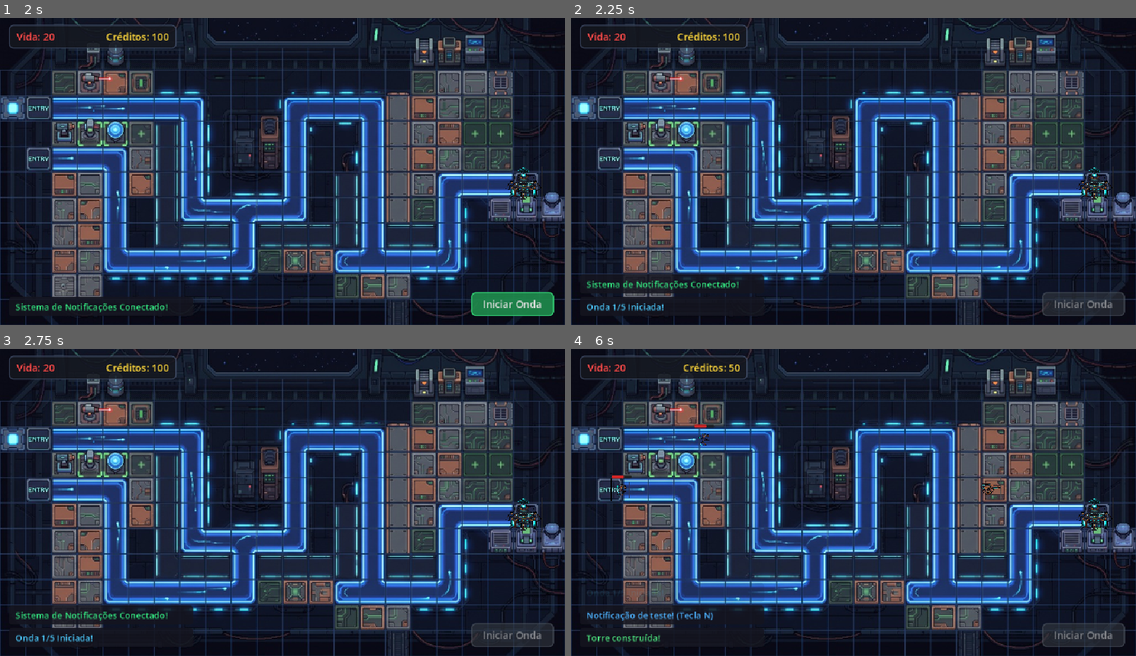
Above: before the commit, frames 1-4 (two rows, left to right).
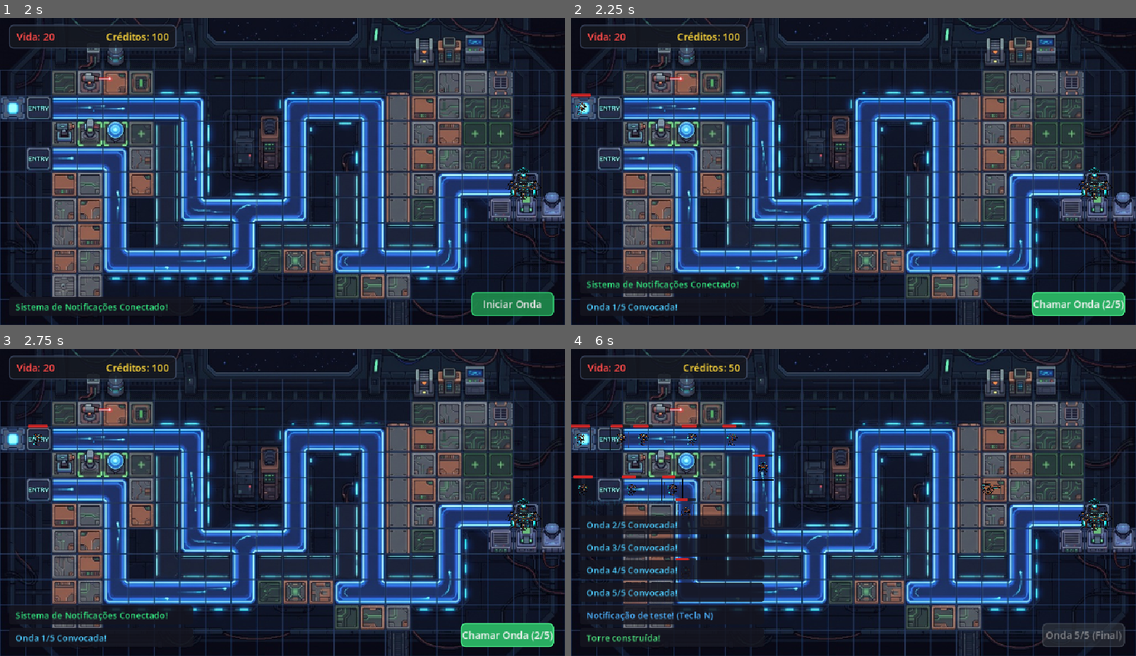
Above: after the commit, the same moments.

Repository: gabdalmazo/godot2dgame
Game: Godot game, scene res://MainMenu.tscn
Same seed, same stepped clock (60 frames per second), same inputs: the game is played once before the commit and once after it. Sound files missing from this copy of the repository are replaced by a short silence.
Inputs (mouse positions are in pixels of both pictures, inside the frame that each line leads up to):
- Up to frame 1 (2 s): click "Jogar" at 0.5 s; click "Fase 1" at 1.25 s
- Up to frame 2 (2.25 s): click "Iniciar Onda" at 2 s
- Up to frame 3 (2.75 s): no input
- Up to frame 4 (6 s): click (1079, 634) at 2.75 s, where only the run after the commit has a clickable "Chamar Onda (2/5)"; click (1079, 634) at 3.5 s, where only the run after the commit has a clickable "Chamar Onda (3/5)"; click (1079, 634) at 4.25 s, where only the run after the commit has a clickable "Chamar Onda (4/5)"; click (1079, 634) at 5 s, where only the run after the commit has a clickable "Chamar Onda (5/5)"; tap Enter (ui_accept) at 5.75 s; move the mouse to (977, 487) at 5.77 s; tap N at 5.85 s; click (977, 487) at 5.92 s

Frame 1 is identical in both runs. In frame 2, 1.5% of the frame differs, in the area x 0-99%, y 24-98%; in frame 3, 1.5%; in frame 4, 6.5%, in the area x 0-98%, y 24-95%.

Commit message:
feat: add WaveManager and HUD systems for managing game waves and UI updates

Diff:
--- a/novo-projeto-de-jogo/HUD.gd
+++ b/novo-projeto-de-jogo/HUD.gd
@@ -21,15 +21,25 @@
 		iniciar_onda_btn.pressed.connect(_on_iniciar_onda_btn_pressed)
 
 func _on_iniciar_onda_btn_pressed() -> void:
-	# Emite a solicitação de início da onda e desativa o botão para evitar cliques duplicados
+	# Emite a solicitação de onda sem desativar o botão, permitindo ao jogador
+	# acumular múltiplas ondas simultâneas no mapa para maior risco/recompensa.
 	iniciar_onda_solicitada.emit()
-	if iniciar_onda_btn:
+
+## Atualiza dinamicamente o texto e disponibilidade do botão de onda
+func atualizar_status_onda(ondas_chamadas: int, total_ondas: int) -> void:
+	if iniciar_onda_btn == null:
+		return
+
+	if ondas_chamadas >= total_ondas:
+		iniciar_onda_btn.text = "Onda %d/%d (Final)" % [ondas_chamadas, total_ondas]
 		iniciar_onda_btn.disabled = true
+	else:
+		iniciar_onda_btn.text = "Chamar Onda (%d/%d)" % [ondas_chamadas + 1, total_ondas]
+		iniciar_onda_btn.disabled = false
 
 func _on_onda_concluida() -> void:
-	# Reativa o botão quando a onda atual for finalizada pelo WaveManager
-	if iniciar_onda_btn:
-		iniciar_onda_btn.disabled = false
+	# Mantido para retrocompatibilidade de sinais
+	pass
 
 func _on_vida_atualizada(nova_vida: int) -> void:
 	if vida_label:
--- a/novo-projeto-de-jogo/wave_manager.gd
+++ b/novo-projeto-de-jogo/wave_manager.gd
@@ -15,20 +15,12 @@
 @export var speed_scale_factor: float = 1.1
 @export var hud: HUD # Referência para comunicação com a UI
 
-var current_wave: int = 1
-var enemies_spawned_in_wave: int = 0
-var enemies_to_spawn: int = 0
-var active_enemies: int = 0
-var spawn_timer: Timer
+var current_wave: int = 0
+var total_spawned_count: int = 0
+var waves_spawning_active: int = 0
 var todas_ondas_geradas: bool = false
 
 func _ready() -> void:
-	# Configura o temporizador que controlará o ritmo do spawn
-	spawn_timer = Timer.new()
-	spawn_timer.wait_time = spawn_interval
-	spawn_timer.timeout.connect(_on_spawn_timer_timeout)
-	add_child(spawn_timer)
-
 	# Busca o HUD na cena caso não tenha sido atribuído no Inspector
 	if hud == null:
 		hud = get_node_or_null("../HUD")
@@ -37,10 +29,12 @@
 	if hud != null:
 		hud.iniciar_onda_solicitada.connect(_on_iniciar_onda_solicitada)
 		onda_concluida.connect(hud._on_onda_concluida)
+		if hud.has_method("atualizar_status_onda"):
+			hud.atualizar_status_onda(current_wave, max_waves)
 
 func _process(_delta: float) -> void:
-	# Quando todas as ondas forem instanciadas, verifica a erradicação de todos os inimigos
-	if todas_ondas_geradas:
+	# Quando todas as ondas foram chamadas até o limite máximo e todas as corrotinas terminaram de gerar
+	if todas_ondas_geradas and waves_spawning_active <= 0:
 		if get_tree().get_nodes_in_group("enemy").is_empty():
 			todas_ondas_geradas = false
 			fase_concluida.emit()
@@ -49,58 +43,67 @@
 			set_process(false)
 
 func _on_iniciar_onda_solicitada() -> void:
-	if current_wave <= max_waves:
+	if current_wave < max_waves:
 		start_wave()
 
+## Inicia a próxima onda imediatamente, acumulando inimigos no mapa se ondas anteriores ainda estiverem ativas
 func start_wave() -> void:
-	if current_wave > max_waves:
+	if current_wave >= max_waves:
 		return
 
-	enemies_spawned_in_wave = 0
-	active_enemies = 0
-	# Aumenta a quantidade de inimigos gradualmente por onda (ex: +2 por onda)
-	enemies_to_spawn = base_enemies_per_wave + ((current_wave - 1) * 2)
+	current_wave += 1
+	var wave_num: int = current_wave
 
-	NotificationManager.enviar_mensagem("Onda %d/%d Iniciada!" % [current_wave, max_waves], Color(0.3, 0.8, 1.0))
-	print("--- Iniciando Onda ", current_wave, "/", max_waves, " --- | Inimigos: ", enemies_to_spawn)
-	spawn_timer.start()
+	# Atualiza o botão no HUD mantendo-o sempre disponível até atingir max_waves
+	if hud != null and hud.has_method("atualizar_status_onda"):
+		hud.atualizar_status_onda(current_wave, max_waves)
 
-func _on_spawn_timer_timeout() -> void:
-	if enemies_spawned_in_wave < enemies_to_spawn:
-		spawn_enemy()
-		enemies_spawned_in_wave += 1
+	# Dispara a rotina assíncrona de spawn para esta onda individual
+	_iniciar_spawn_onda(wave_num)
 
-		# Verifica se o último inimigo da última onda máxima acabou de ser instanciado
-		if current_wave >= max_waves and enemies_spawned_in_wave >= enemies_to_spawn:
-			todas_ondas_geradas = true
-			spawn_timer.stop()
-	else:
-		# Todos os inimigos desta onda já nasceram
-		spawn_timer.stop()
+## Corrotina responsável pelo spawn dos inimigos de uma onda específica
+func _iniciar_spawn_onda(wave_num: int) -> void:
+	waves_spawning_active += 1
+	var enemies_in_this_wave: int = base_enemies_per_wave + ((wave_num - 1) * 2)
 
-func spawn_enemy() -> void:
+	NotificationManager.enviar_mensagem("Onda %d/%d Convocada!" % [wave_num, max_waves], Color(0.3, 0.8, 1.0))
+	print("--- Convocando Onda ", wave_num, "/", max_waves, " --- | Inimigos: ", enemies_in_this_wave)
+
+	for i in range(enemies_in_this_wave):
+		if not is_inside_tree():
+			return
+
+		var is_boss: bool = (wave_num >= max_waves and i == enemies_in_this_wave - 1 and boss_scene != null)
+		_spawn_single_enemy(wave_num, is_boss)
+
+		# Aguarda o intervalo de spawn respeitando a pausa do jogo
+		if i < enemies_in_this_wave - 1:
+			await get_tree().create_timer(spawn_interval).timeout
+
+	waves_spawning_active -= 1
+
+	# Quando a onda final terminar de gerar todos os seus inimigos
+	if wave_num >= max_waves:
+		todas_ondas_geradas = true
+
+## Instancia e configura atributos de um único inimigo baseado no número da sua onda de origem
+func _spawn_single_enemy(wave_num: int, is_boss: bool) -> void:
 	var target_path: Node = spawn_point
 	if not spawn_points.is_empty():
-		target_path = spawn_points[enemies_spawned_in_wave % spawn_points.size()]
+		target_path = spawn_points[total_spawned_count % spawn_points.size()]
+	total_spawned_count += 1
 
-	var cena_a_instanciar: PackedScene = enemy_scene
-	var eh_chefe: bool = (current_wave >= max_waves and enemies_spawned_in_wave == enemies_to_spawn - 1 and boss_scene != null)
-	if eh_chefe:
-		cena_a_instanciar = boss_scene
-
+	var cena_a_instanciar: PackedScene = boss_scene if is_boss else enemy_scene
 	if cena_a_instanciar == null or target_path == null:
 		push_warning("WaveManager: Cena de inimigo ou caminho de spawn não configurados.")
 		return
 
 	var enemy: Node = cena_a_instanciar.instantiate()
 
-	# Matemática de escalonamento baseada na onda atual multiplicada pelos fatores:
-	# Onda 1: Multiplicador 1.0 (Valores base)
-	# Onda 2 em diante: Escalonamento incremental baseado em (current_wave - 1)
-	var health_multiplier: float = 1.0 + (float(current_wave - 1) * (health_scale_factor - 1.0))
-	var speed_multiplier: float = 1.0 + (float(current_wave - 1) * (speed_scale_factor - 1.0))
+	# Matemática de escalonamento calculada individualmente para a onda deste inimigo
+	var health_multiplier: float = 1.0 + (float(wave_num - 1) * (health_scale_factor - 1.0))
+	var speed_multiplier: float = 1.0 + (float(wave_num - 1) * (speed_scale_factor - 1.0))
 
-	# Aplica a nova vida e velocidade na instância do inimigo ANTES de adicioná-la à árvore
 	if "max_health" in enemy:
 		enemy.max_health *= health_multiplier
 
@@ -109,25 +112,4 @@
 	elif "speed" in enemy:
 		enemy.speed *= speed_multiplier
 
-	# Monitora a destruição/derrota do inimigo para saber quando a onda intermediária termina
-	active_enemies += 1
-	enemy.tree_exited.connect(_on_enemy_tree_exited)
-
-	# Adiciona à árvore no nó de trajeto (Path2D)
 	target_path.add_child(enemy)
-
-func _on_enemy_tree_exited() -> void:
-	active_enemies -= 1
-	# Quando todos já foram gerados e não resta nenhum inimigo vivo no mapa nesta onda
-	if enemies_spawned_in_wave >= enemies_to_spawn and active_enemies <= 0:
-		if current_wave < max_waves:
-			end_wave()
-
-func end_wave() -> void:
-	NotificationManager.enviar_mensagem("Onda %d Concluída!" % current_wave, Color(1.0, 0.85, 0.2))
-	print("Onda ", current_wave, " concluída! Todos os inimigos foram eliminados.")
-	current_wave += 1
-
-	# Notifica o HUD de que a onda foi finalizada para liberar o botão da próxima onda
-	if current_wave <= max_waves:
-		onda_concluida.emit()
